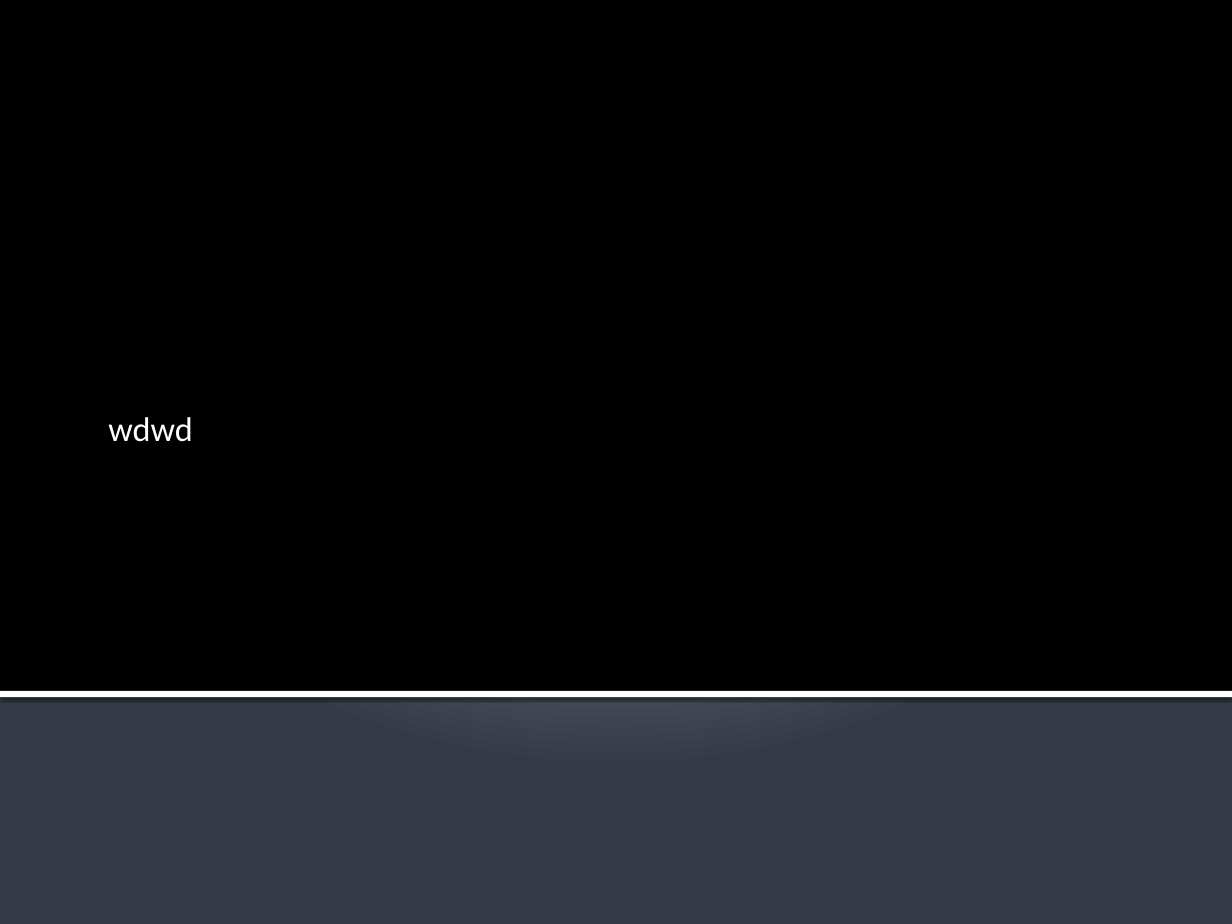
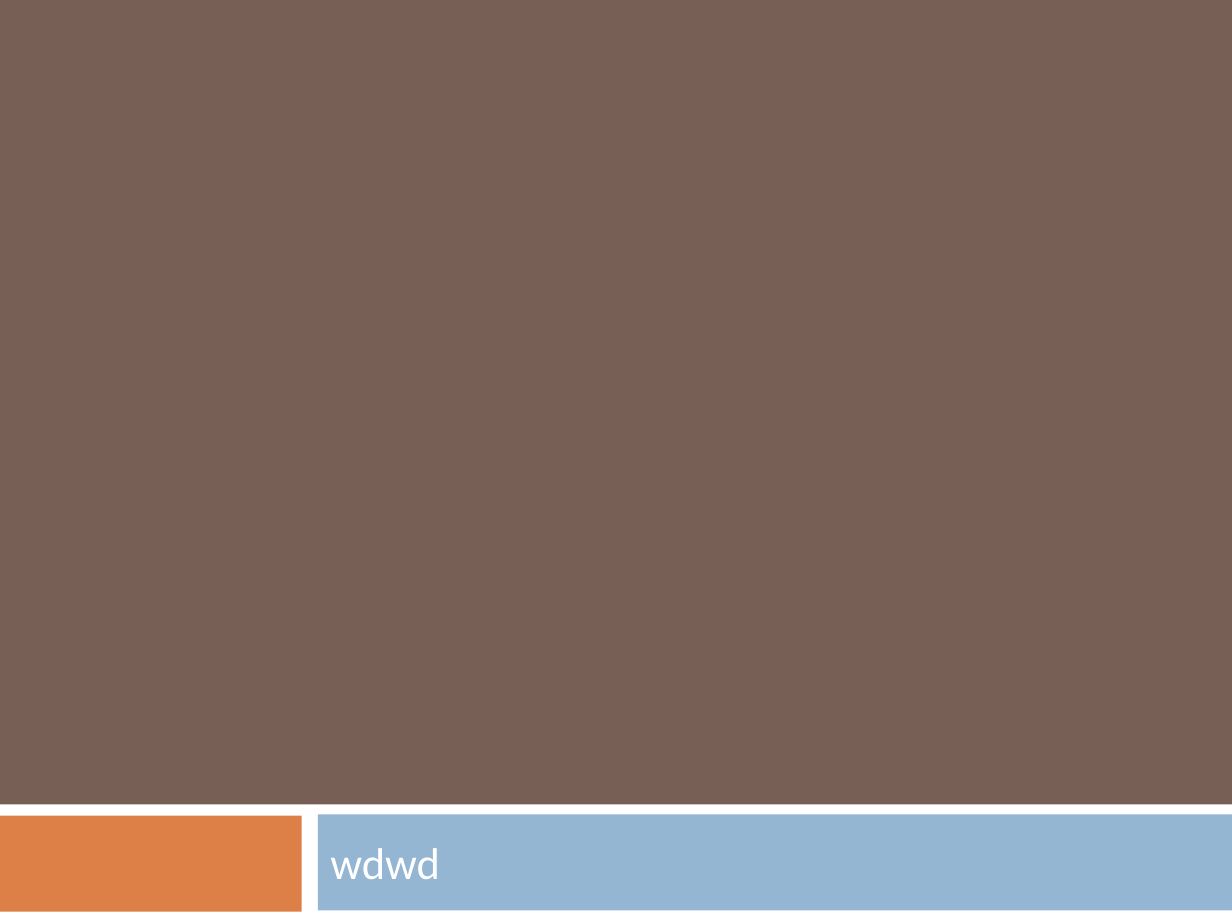
Before and after one commit to hbiop/sr_2_makarow_pr-22.106, a slide deck: slide 1 of makarow2.pptx. Drawn at 1232x924 pixels with LibreOffice and Linux fonts; fonts in the diff are those of the drawing. Boxes give left, top, right and bottom in pixels: in the first picture for what was removed or moved away, otherwise in the second. Text is boxed around its words. In the diff, an @@ line names an element or a change of style, - is before the commit and + after.

```diff
--- a/makarow2.pptx
+++ b/makarow2.pptx
@@ background gradient #C1C5D3 to #BFC4D2 to #353B47 to #775F55 @@
@@ rectangle removed at [0, 0, 1232, 692] @@
@@ rectangle: place and size @@
-rectangle at [0, 691, 1232, 697]
+rectangle at [0, 804, 1232, 924]
@@ rectangle at [0, 804, 1232, 924]: shadow off @@
@@ rectangle added at [0, 816, 302, 912], fill #DD8047 @@
@@ subtitle "wdwd": place and size @@
-subtitle "wdwd" at [108, 417, 192, 442]
+subtitle "wdwd" at [330, 848, 440, 879]
@@ subtitle "wdwd" at [330, 848, 440, 879]: size 20 to 26 pt; more space between paragraphs; vertical alignment bottom to middle @@
@@ rectangle added at [318, 814, 1232, 910], fill #94B6D2 @@
```
Also in this commit, not shown: 1 other slide changed, 1 other file.
